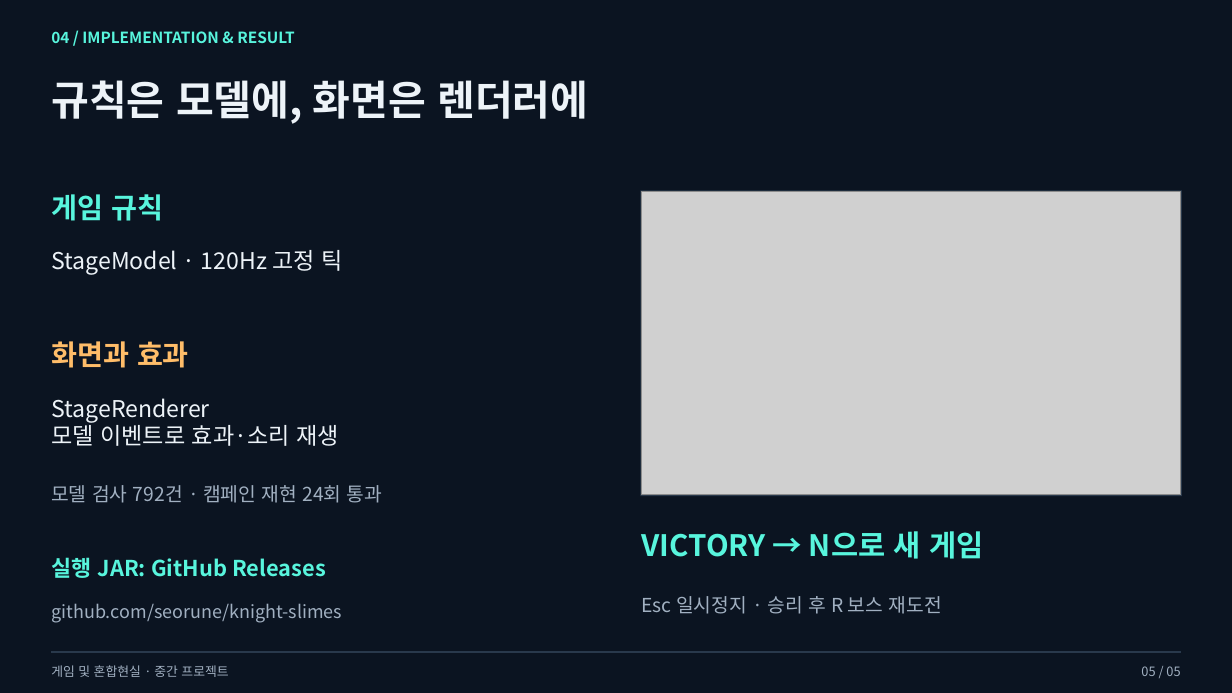
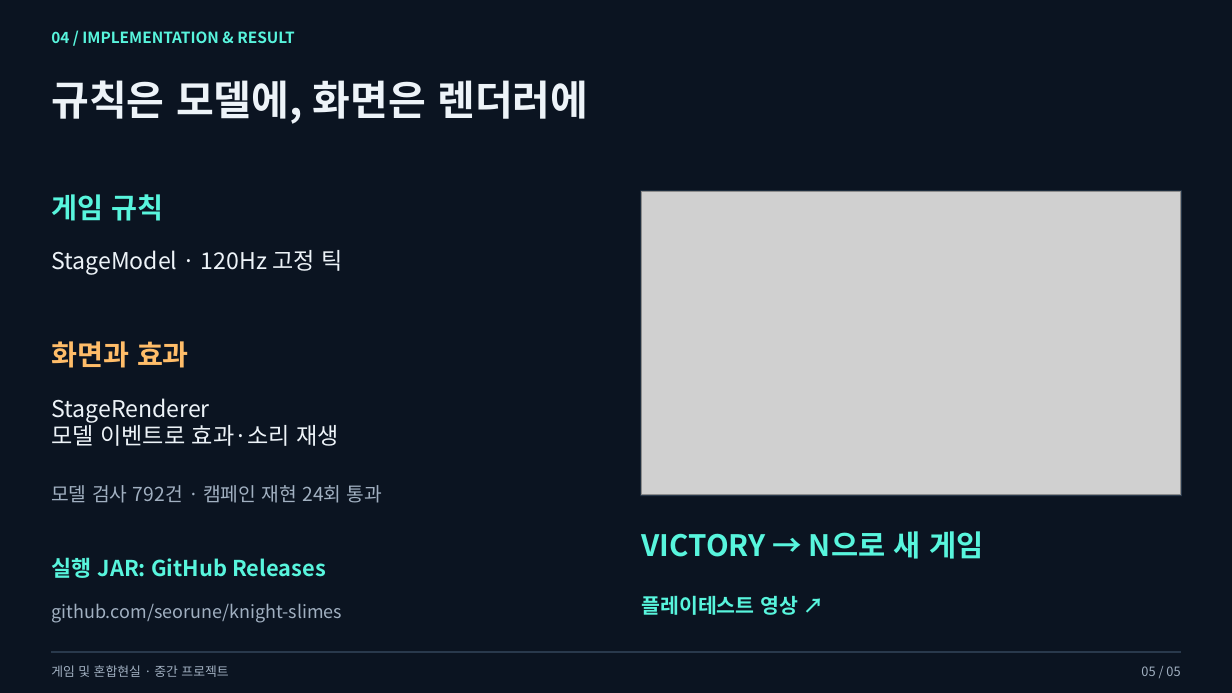
Before and after one commit to seorune/knight-slimes, a slide deck: slide 5 of docs/presentation/KNIGHT_SLIMES_발표초안.pptx. Drawn at 1232x693 pixels with LibreOffice and Linux fonts; fonts in the diff are those of the drawing; grey boxes stand for pictures. Boxes give left, top, right and bottom in pixels: in the first picture for what was removed or moved away, otherwise in the second. Text is boxed around its words. In the diff, an @@ line names an element or a change of style, - is before the commit and + after.

Commit message:
Link existing playtest video in the presentation draft

```diff
--- a/docs/presentation/KNIGHT_SLIMES_발표초안.pptx
+++ b/docs/presentation/KNIGHT_SLIMES_발표초안.pptx
@@ text at box(642, 595, 798, 615): text changed; size 15 to 16 pt; text colour #A1B0C1 to #58F5DD; bold on @@
-Esc 일시정지 · 승리 후 R 보스 재도전
+플레이테스트 영상 ↗
```
Also in this commit, not shown: 3 other files.
